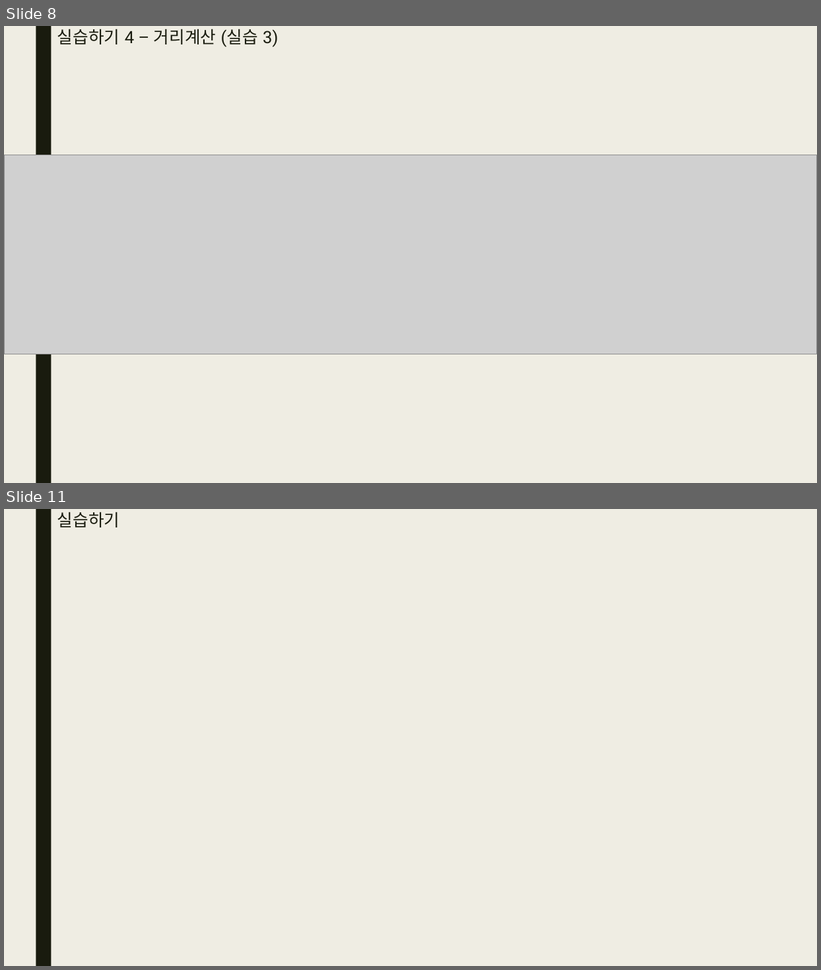
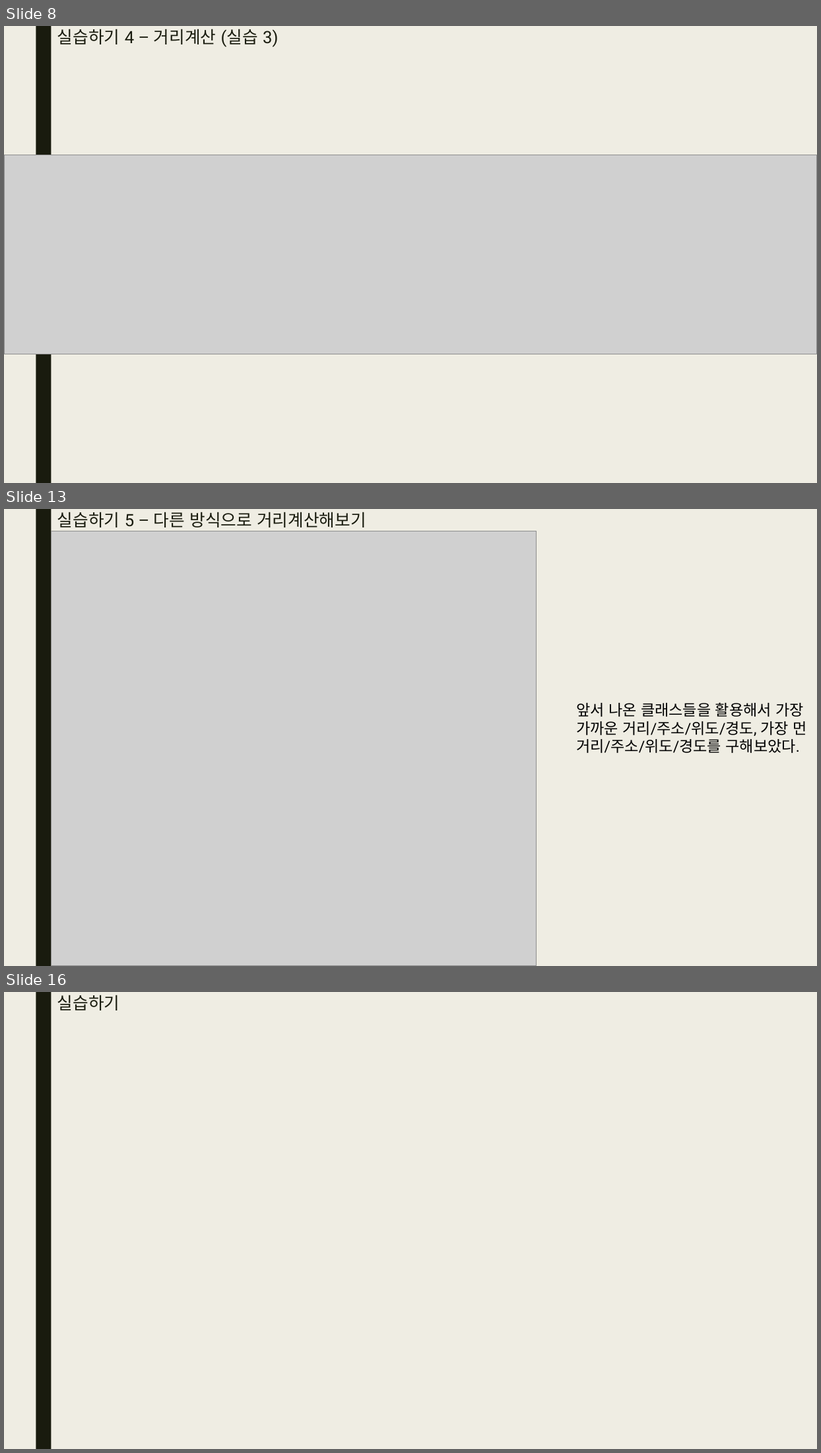
Before and after one commit to bino0130/kopo-java, a slide deck: 자바심화 과제/20230425 자바심화 과제 남정현.pptx. Shown one above the other, each under a label of ours: slides 8 and 11 before the commit, slides 8, 13 and 16 after it; the slides between them are not shown. The pictures are 821x970 and 821x1453 pixels, drawn with LibreOffice and Linux fonts; fonts in the diff are those of the drawing; grey boxes stand for pictures. Boxes give left, top, right and bottom in pixels: in the first picture for what was removed or moved away, otherwise in the second. Text is boxed around its words. In the diff, an @@ line names an element or a change of style, - is before the commit and + after.

```diff
--- a/자바심화 과제/20230425 자바심화 과제 남정현.pptx
+++ b/자바심화 과제/20230425 자바심화 과제 남정현.pptx
@@ slide 13 added at (4, 509, 817, 966), background #EFEDE3; not listed: 1 template element that a slide beside it also shows @@
@@ title added at (57, 512, 366, 527), 20 pt, text #191B0E @@
+실습하기 5 – 다른 방식으로 거리계산해보기
@@ picture added at (52, 531, 537, 966) @@
@@ text added at (576, 702, 807, 753), 18 pt, text #000000 @@
+앞서 나온 클래스들을 활용해서 가장 가까운 거리/주소/위도/경도, 가장 먼 거리/주소/위도/경도를 구해보았다.
@@ what was slide 11 is now slide 16 @@
```
Also in this commit, not shown: 2 slides changed, 4 other slides added.
